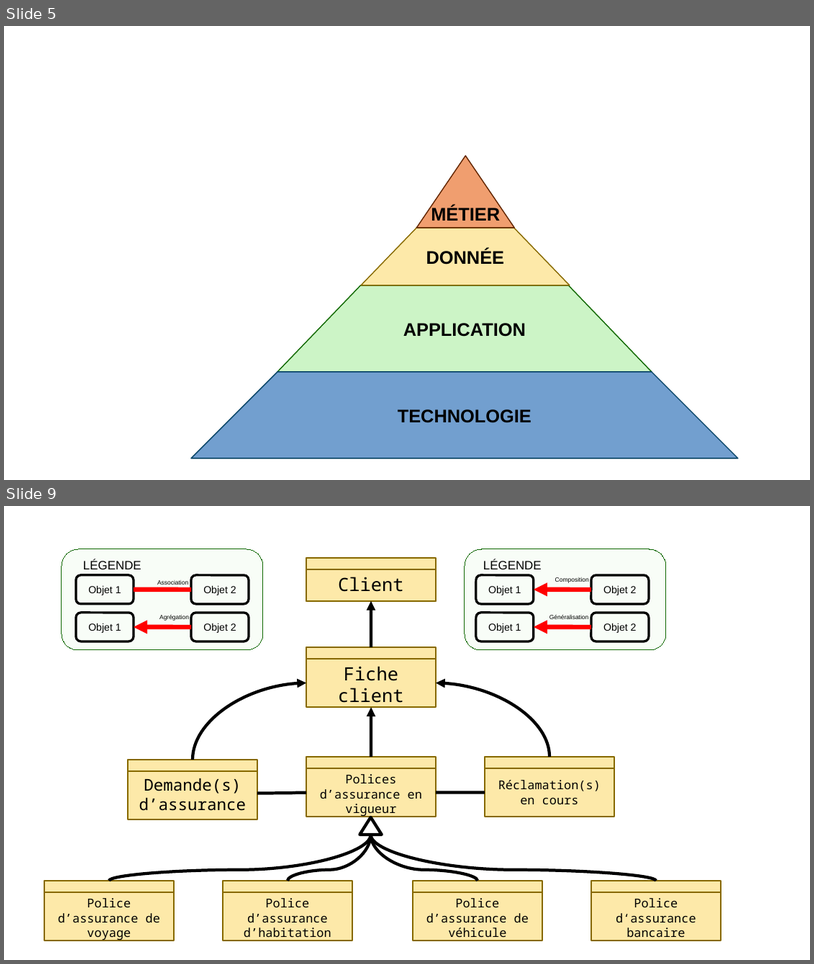
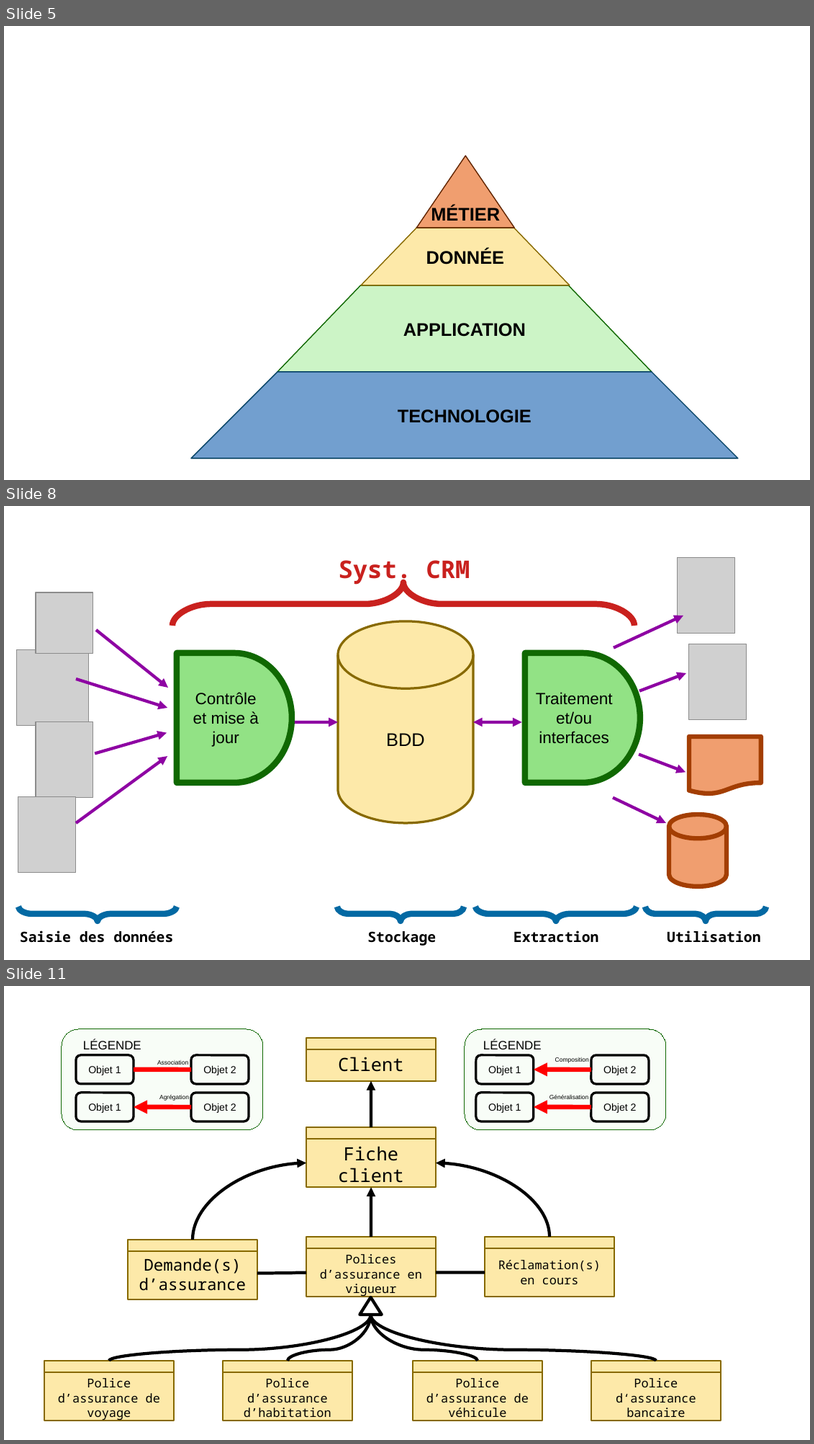
Before and after one commit to gattardm/P6, a slide deck: ressources/dépendances fonctionnelles.odp. Shown one above the other, each under a label of ours: slides 5 and 9 before the commit, slides 5, 8 and 11 after it; the slides between them are not shown. The pictures are 814x964 and 814x1444 pixels, drawn with LibreOffice and Linux fonts; fonts in the diff are those of the drawing; grey boxes stand for pictures. Boxes give left, top, right and bottom in pixels: in the first picture for what was removed or moved away, otherwise in the second. Text is boxed around its words. In the diff, an @@ line names an element or a change of style, - is before the commit and + after.

```diff
--- a/ressources/dépendances fonctionnelles.odp
+++ b/ressources/dépendances fonctionnelles.odp
@@ slide 8 added at [4,506,810,960], background #FFFFFF @@
@@ text added at [339,560,471,585], 24 pt, text #C9211E, bold @@
+Syst. CRM
@@ picture added at [678,558,736,633] @@
@@ freeform shape added at [172,582,635,626], outline #C9211E 6.01 pt @@
@@ cylinder added at [338,621,473,823], fill #FDE9A9, outline #876900 2.3 pt, 18 pt, text #000000 @@
+BDD
@@ arrow added from (615, 648) to (684, 615), #8E03A3 3 pt @@
@@ flow chart delay added at [526,653,640,782], fill #92E285, outline #106802 6.01 pt, 16 pt, text #000000 @@
+Traitement et/ou
+interfaces
@@ picture added at [689,644,748,720] @@
@@ arrow added from (640, 691) to (687, 673), #8E03A3 3 pt @@
@@ group added at [16,592,291,872]: 4 pictures, 4 arrows, 1 flow chart delay @@
+Contrôle et mise à jour
@@ arrow added from (296, 722) to (338, 722), #8E03A3 3 pt @@
@@ double arrow added from (473, 722) to (522, 722), #8E03A3 3 pt @@
@@ flow chart document added at [689,736,761,794], fill #F09E6F, outline #A33E03 4.51 pt @@
@@ arrow added from (639, 754) to (686, 772), #8E03A3 3 pt @@
@@ arrow added from (614, 798) to (667, 823), #8E03A3 3 pt @@
@@ cylinder added at [670,814,728,885], fill #F09E6F, outline #A33E03 4.51 pt @@
@@ freeform shape added at [18,906,177,921], outline #0369A3 6.01 pt @@
@@ freeform shape added at [338,906,465,921], outline #0369A3 6.01 pt @@
@@ freeform shape added at [476,906,638,921], outline #0369A3 6.01 pt @@
@@ freeform shape added at [646,906,767,921], outline #0369A3 6.01 pt @@
@@ text added at [20,930,173,942], 14 pt, text #000000, bold @@
+Saisie des données
@@ text added at [368,931,436,945], 14 pt, text #000000, bold @@
+Stockage
@@ text added at [514,930,599,942], 14 pt, text #000000, bold @@
+Extraction
@@ text added at [667,930,761,942], 14 pt, text #000000, bold @@
+Utilisation
@@ what was slide 9 is now slide 11 @@
```
Also in this commit, not shown: 7 slides changed, 6 other slides added, 2 other files.
